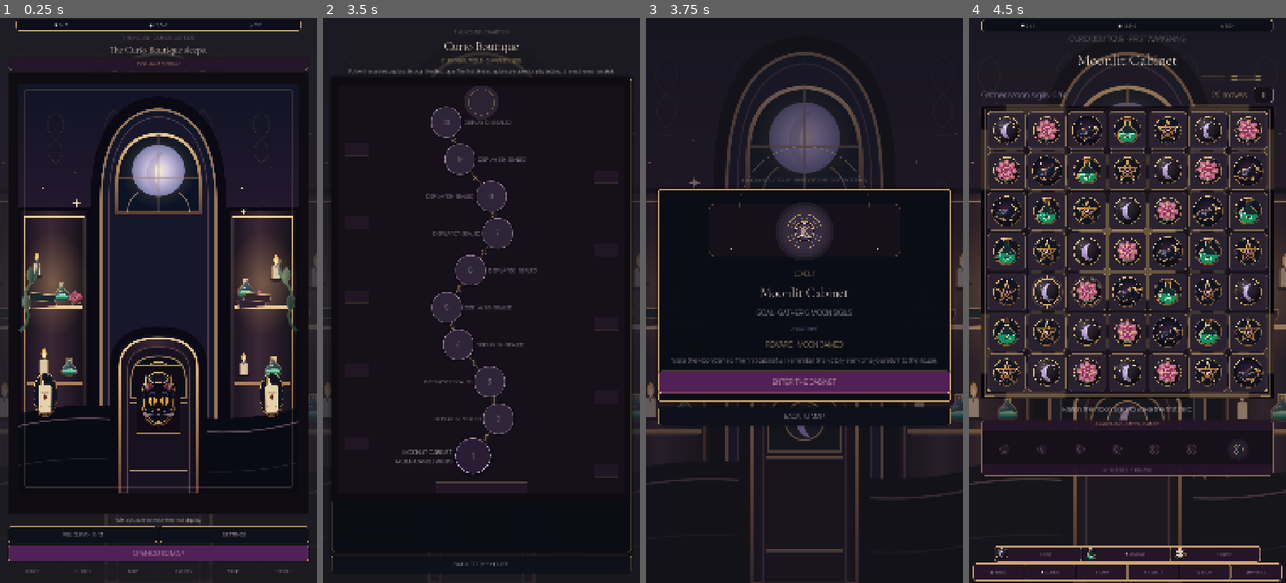
Above: before the commit, frames 1-4 (left to right).
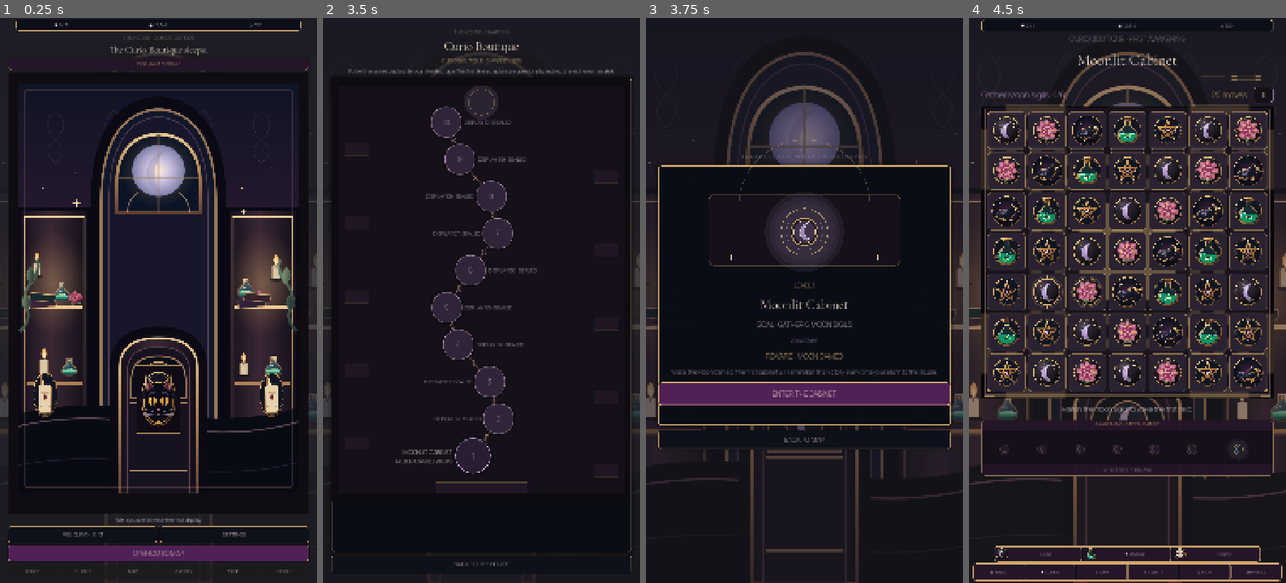
Above: after the commit, the same moments.

Repository: Jay-prodesign/akilta-match3
Game: Godot game, scene res://src/app/app_bootstrap.tscn
Two runs of this game, one before a commit and one after it. Both use one fixed random seed, a clock stepped at 60 frames per second and the inputs below.
Inputs:
- Up to frame 1 (0.25 s): no input
- Up to frame 2 (3.5 s): click "RELIQUARY · 0 / 3" at 0.5 s; click "BACK TO THE HOUSE" at 1.25 s; click "OPEN CURIO MAP" at 2 s; click "✦ CURIO BOUTIQUE Rare finds ·…" at 2.75 s
- Up to frame 3 (3.75 s): click "1" at 3.5 s
- Up to frame 4 (4.5 s): click "ENTER THE CABINET" at 4.25 s

Frames 1-2 are identical in both runs. In frame 3, 9.7% of the frame differs, in the area x 3-97%, y 21-77%; in frame 4, nothing differs.

Commit message:
polish(prestart): give relic art and chapter card more portrait-screen presence

Diff:
--- a/src/ui/prestart/level_prestart.tscn
+++ b/src/ui/prestart/level_prestart.tscn
@@ -67,7 +67,7 @@
 horizontal_alignment = 1
 
 [node name="Card" type="PanelContainer" parent="Layout"]
-custom_minimum_size = Vector2(0, 720)
+custom_minimum_size = Vector2(0, 880)
 layout_mode = 2
 theme_override_styles/panel = SubResource("Card")
 
@@ -77,7 +77,7 @@
 alignment = 1
 
 [node name="RitualArt" type="Control" parent="Layout/Card/Content"]
-custom_minimum_size = Vector2(0, 220)
+custom_minimum_size = Vector2(0, 300)
 layout_mode = 2
 mouse_filter = 2
 script = ExtResource("2_cameo")
